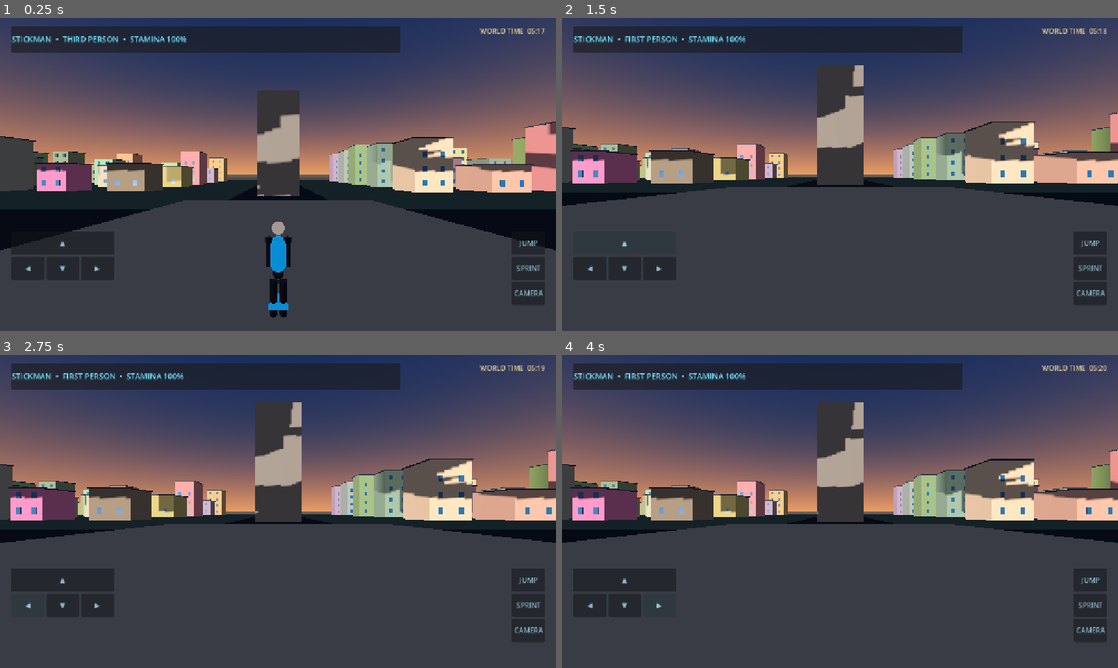
Above: before the commit, frames 1-4 (two rows, left to right).
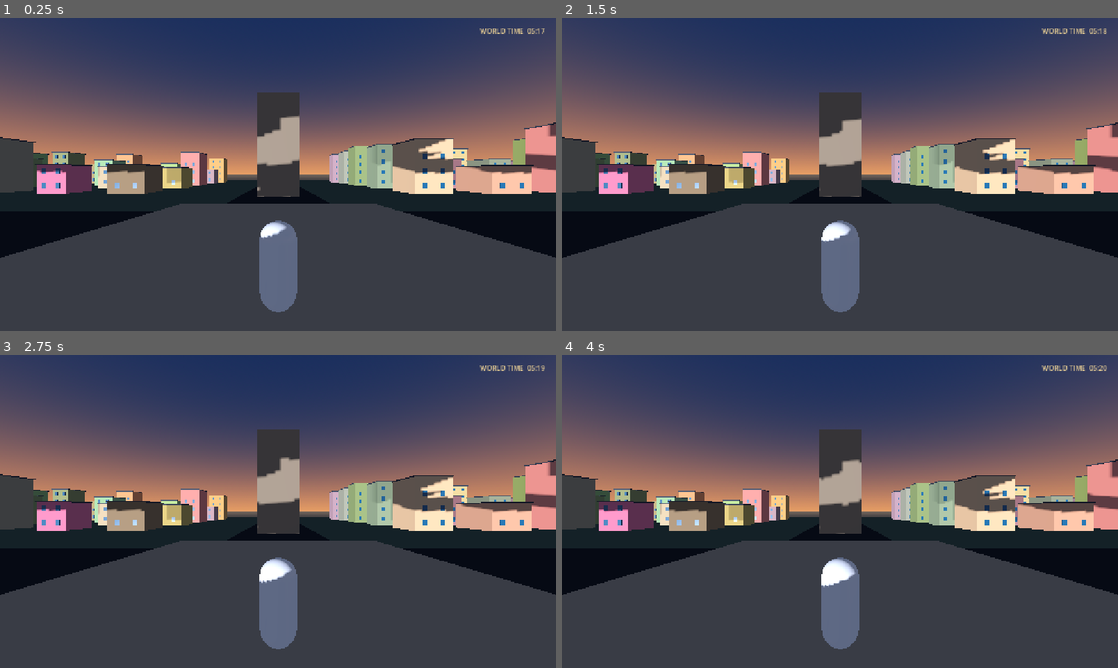
Above: after the commit, the same moments.

Repository: arezosaleh040-wq/Stickman
Game: Godot game, scene res://scenes/main.tscn
Two runs of this game, one before a commit and one after it. Both use one fixed random seed, a clock stepped at 60 frames per second and the inputs below.
Inputs (mouse positions are in pixels of both pictures, inside the frame that each line leads up to):
- Up to frame 1 (0.25 s): no input
- Up to frame 2 (1.5 s): click (1090, 293) at 0.5 s, where only the run before the commit has a clickable "CAMERA"; click (623, 243) at 1.25 s, where only the run before the commit has a clickable "▲"
- Up to frame 3 (2.75 s): click (27, 605) at 2 s, where only the run before the commit has a clickable "◀"
- Up to frame 4 (4 s): click (623, 605) at 2.75 s, where only the run before the commit has a clickable "▼"; click (656, 605) at 3.5 s, where only the run before the commit has a clickable "▶"

The runs differ from the first frame. In frame 1, 11% of the frame differs, in the area x 0-100%, y 2-96%; in frame 2, 29%; in frame 3, 29%, in the area x 0-100%, y 2-94%; in frame 4, 29%.
Error after the commit: Parse Error: Identifier "SaveSystem" not declared in the current scope. (res://scripts/player.gd:31)

Commit message:
Add interaction, HUD, economy display and save controls

Diff:
--- a/scripts/player.gd
+++ b/scripts/player.gd
@@ -17,28 +17,38 @@
 var limbs: Array[Node3D] = []
 var walk_phase := 0.0
 var hud_label: Label
+var prompt_label: Label
+var message_label: Label
+var message_timer := 0.0
 
 func _ready() -> void:
+	add_to_group("player")
 	_add_input_actions()
 	_build_character()
 	_build_touch_controls()
 	_build_hud()
 	Input.mouse_mode = Input.MOUSE_MODE_CAPTURED
+	if SaveSystem.has_save():
+		SaveSystem.load_game()
 
 func _unhandled_input(event: InputEvent) -> void:
 	if event is InputEventKey and event.pressed:
 		if event.keycode == KEY_V:
 			_toggle_camera()
+		elif event.keycode == KEY_E:
+			_interact_nearest()
+		elif event.keycode == KEY_F5:
+			SaveSystem.save_game()
+		elif event.keycode == KEY_F9:
+			SaveSystem.load_game()
 		elif event.keycode == KEY_ESCAPE:
 			Input.mouse_mode = Input.MOUSE_MODE_VISIBLE
 	if event is InputEventMouseButton and event.pressed and event.button_index == MOUSE_BUTTON_LEFT:
 		Input.mouse_mode = Input.MOUSE_MODE_CAPTURED
 	if event is InputEventMouseMotion and Input.mouse_mode == Input.MOUSE_MODE_CAPTURED:
 		_rotate_camera(event.relative)
-	if event is InputEventScreenDrag:
-		# Reserve the left side for movement; drag on the right to look around.
-		if event.position.x > get_viewport().get_visible_rect().size.x * 0.42:
-			_rotate_camera(event.relative)
+	if event is InputEventScreenDrag and event.position.x > get_viewport().get_visible_rect().size.x * 0.42:
+		_rotate_camera(event.relative)
 
 func _rotate_camera(relative: Vector2) -> void:
 	rotate_y(-relative.x * mouse_sensitivity)
@@ -48,35 +58,32 @@
 func _physics_process(delta: float) -> void:
 	if not is_on_floor():
 		velocity.y -= gravity * delta
-
 	var input_vector := Input.get_vector("move_left", "move_right", "move_forward", "move_back")
 	var direction := (transform.basis * Vector3(input_vector.x, 0, input_vector.y)).normalized()
 	var wants_sprint := Input.is_action_pressed("sprint") and stamina > 1.0 and input_vector.length() > 0.1
 	var target_speed := sprint_speed if wants_sprint else walk_speed
-
-	if wants_sprint:
-		stamina = maxf(0.0, stamina - 22.0 * delta)
-	else:
-		stamina = minf(100.0, stamina + 13.0 * delta)
-
+	stamina = maxf(0.0, stamina - 22.0 * delta) if wants_sprint else minf(100.0, stamina + 13.0 * delta)
 	if direction.length() > 0.01:
 		velocity.x = move_toward(velocity.x, direction.x * target_speed, acceleration * delta)
 		velocity.z = move_toward(velocity.z, direction.z * target_speed, acceleration * delta)
 	else:
 		velocity.x = move_toward(velocity.x, 0.0, acceleration * delta)
 		velocity.z = move_toward(velocity.z, 0.0, acceleration * delta)
-
 	if Input.is_action_just_pressed("jump") and is_on_floor():
 		velocity.y = jump_velocity
-
 	move_and_slide()
 	_animate_character(delta, input_vector.length() > 0.1)
+	_update_interaction_prompt()
+	if message_timer > 0.0:
+		message_timer -= delta
+		if message_timer <= 0.0:
+			message_label.text = ""
 	if hud_label:
-		hud_label.text = "STICKMAN  •  %s  •  STAMINA %d%%" % ["FIRST PERSON" if first_person else "THIRD PERSON", int(stamina)]
+		hud_label.text = "STICKMAN  •  COINS %d  •  XP %d  •  STAMINA %d%%" % [GameState.money, GameState.experience, int(stamina)]
 
 func _animate_character(delta: float, moving: bool) -> void:
 	if moving:
-		walk_phase += delta * (11.0 if stamina < 5.0 else 13.0 if Input.is_action_pressed("sprint") else 8.0)
+		walk_phase += delta * (13.0 if Input.is_action_pressed("sprint") else 8.0)
 	else:
 		walk_phase = move_toward(walk_phase, 0.0, delta * 5.0)
 	for i in range(limbs.size()):
@@ -88,17 +95,16 @@
 	visual_root = Node3D.new()
 	visual_root.name = "StickmanVisual"
 	add_child(visual_root)
-
 	var dark := _material(Color(0.045, 0.055, 0.075), 0.38)
 	var accent := _material(Color(0.05, 0.72, 0.95), 0.3)
 	var skin := _material(Color(0.92, 0.78, 0.62), 0.55)
 	_add_sphere("Head", Vector3(0, 1.66, 0), Vector3(0.27, 0.27, 0.27), skin)
 	_add_capsule("Torso", Vector3(0, 1.12, 0), 0.16, 0.72, accent)
 	_add_capsule("Hip", Vector3(0, 0.72, 0), 0.17, 0.22, dark)
-	_add_limb("LeftArm", Vector3(-0.19, 1.39, 0), 0.075, 0.58, dark, 0)
-	_add_limb("RightArm", Vector3(0.19, 1.39, 0), 0.075, 0.58, dark, 1)
-	_add_limb("LeftLeg", Vector3(-0.1, 0.48, 0), 0.09, 0.7, dark, 2)
-	_add_limb("RightLeg", Vector3(0.1, 0.48, 0), 0.09, 0.7, dark, 3)
+	_add_limb("LeftArm", Vector3(-0.19, 1.39, 0), 0.075, 0.58, dark)
+	_add_limb("RightArm", Vector3(0.19, 1.39, 0), 0.075, 0.58, dark)
+	_add_limb("LeftLeg", Vector3(-0.1, 0.48, 0), 0.09, 0.7, dark)
+	_add_limb("RightLeg", Vector3(0.1, 0.48, 0), 0.09, 0.7, dark)
 	_add_box("LeftFoot", Vector3(-0.1, 0.09, -0.07), Vector3(0.18, 0.13, 0.34), accent)
 	_add_box("RightFoot", Vector3(0.1, 0.09, -0.07), Vector3(0.18, 0.13, 0.34), accent)
 
@@ -131,31 +137,21 @@
 	node.material_override = mat
 	visual_root.add_child(node)
 
-func _add_limb(label: String, pos: Vector3, radius: float, length: float, mat: Material, index: int) -> void:
+func _add_limb(label: String, pos: Vector3, radius: float, length: float, mat: Material) -> void:
 	var pivot := Node3D.new()
 	pivot.name = label + "Pivot"
 	pivot.position = pos
 	visual_root.add_child(pivot)
-	var mesh_node := MeshInstance3D.new()
-	var mesh := CylinderMesh.new()
-	mesh.top_radius = radius
-	mesh.bottom_radius = radius * 0.82
-	mesh.height = length
-	mesh_node.mesh = mesh
-	mesh_node.position.y = -length * 0.38
-	mesh_node.material_override = mat
-	pivot.add_child(mesh_node)
-	_add_sphere_to(pivot, Vector3(0, -length * 0.78, 0), Vector3(radius * 1.1, radius * 1.1, radius * 1.1), mat)
+	var limb_mesh := MeshInstance3D.new()
+	var cylinder := CylinderMesh.new()
+	cylinder.top_radius = radius
+	cylinder.bottom_radius = radius * 0.82
+	cylinder.height = length
+	limb_mesh.mesh = cylinder
+	limb_mesh.position.y = -length * 0.38
+	limb_mesh.material_override = mat
+	pivot.add_child(limb_mesh)
 	limbs.append(pivot)
-
-func _add_sphere_to(parent: Node3D, pos: Vector3, scale_value: Vector3, mat: Material) -> void:
-	var node := MeshInstance3D.new()
-	var mesh := SphereMesh.new()
-	node.mesh = mesh
-	node.position = pos
-	node.scale = scale_value
-	node.material_override = mat
-	parent.add_child(node)
 
 func _add_box(label: String, pos: Vector3, size_value: Vector3, mat: Material) -> void:
 	var node := MeshInstance3D.new()
@@ -170,25 +166,46 @@
 func _toggle_camera() -> void:
 	first_person = not first_person
 	camera.position = Vector3(0, 0.03, 0.02) if first_person else Vector3(0, 0.55, 4.1)
-	camera_pivot.position.y = 1.58
 	visual_root.visible = not first_person
 
+func _interact_nearest() -> void:
+	var nearest: Node3D
+	var best_distance := 3.4
+	for item in get_tree().get_nodes_in_group("interactables"):
+		if item is Node3D:
+			var distance := global_position.distance_to(item.global_position)
+			if distance < best_distance:
+				best_distance = distance
+				nearest = item
+	if nearest and nearest.has_method("interact"):
+		_show_message(nearest.interact())
+		if str(nearest.get("interaction_type")) == "mission":
+			GameState.complete_mission(120, 35)
+			_show_message("Mission complete! +120 coins • +35 XP")
+
+func _update_interaction_prompt() -> void:
+	var found := false
+	for item in get_tree().get_nodes_in_group("interactables"):
+		if item is Node3D and global_position.distance_to(item.global_position) < 3.4:
+			prompt_label.text = "E / INTERACT  •  " + str(item.get("display_name"))
+			found = true
+			break
+	if not found:
+		prompt_label.text = "F5 SAVE  •  F9 LOAD" if not SaveSystem.has_save() else ""
+
+func _show_message(value: String) -> void:
+	message_label.text = value
+	message_timer = 4.0
+
 func _add_input_actions() -> void:
-	var keys := {
-		"move_left": [KEY_A, KEY_LEFT],
-		"move_right": [KEY_D, KEY_RIGHT],
-		"move_forward": [KEY_W, KEY_UP],
-		"move_back": [KEY_S, KEY_DOWN],
-		"jump": [KEY_SPACE],
-		"sprint": [KEY_SHIFT]
-	}
+	var keys := {"move_left":[KEY_A,KEY_LEFT],"move_right":[KEY_D,KEY_RIGHT],"move_forward":[KEY_W,KEY_UP],"move_back":[KEY_S,KEY_DOWN],"jump":[KEY_SPACE],"sprint":[KEY_SHIFT]}
 	for action in keys:
 		if not InputMap.has_action(action):
 			InputMap.add_action(action)
 		for keycode in keys[action]:
-			var key_event := InputEventKey.new()
-			key_event.keycode = keycode
-			InputMap.action_add_event(action, key_event)
+			var event := InputEventKey.new()
+			event.keycode = keycode
+			InputMap.action_add_event(action, event)
 
 func _build_hud() -> void:
 	var layer := CanvasLayer.new()
@@ -197,14 +214,29 @@
 	var panel := PanelContainer.new()
 	panel.anchor_left = 0.02
 	panel.anchor_top = 0.025
-	panel.anchor_right = 0.72
-	panel.anchor_bottom = 0.11
+	panel.anchor_right = 0.78
+	panel.anchor_bottom = 0.105
 	layer.add_child(panel)
 	hud_label = Label.new()
-	hud_label.text = "STICKMAN  •  EXPLORATION"
 	hud_label.add_theme_color_override("font_color", Color(0.45, 0.9, 1.0))
-	hud_label.add_theme_font_size_override("font_size", 18)
+	hud_label.add_theme_font_size_override("font_size", 16)
 	panel.add_child(hud_label)
+	prompt_label = Label.new()
+	prompt_label.anchor_left = 0.28
+	prompt_label.anchor_top = 0.78
+	prompt_label.anchor_right = 0.72
+	prompt_label.anchor_bottom = 0.84
+	prompt_label.horizontal_alignment = HORIZONTAL_ALIGNMENT_CENTER
+	prompt_label.add_theme_color_override("font_color", Color(1.0, 0.86, 0.48))
+	layer.add_child(prompt_label)
+	message_label = Label.new()
+	message_label.anchor_left = 0.15
+	message_label.anchor_top = 0.14
+	message_label.anchor_right = 0.85
+	message_label.anchor_bottom = 0.23
+	message_label.horizontal_alignment = HORIZONTAL_ALIGNMENT_CENTER
+	message_label.add_theme_color_override("font_color", Color(0.7, 1.0, 0.78))
+	layer.add_child(message_label)
 
 func _build_touch_controls() -> void:
 	var layer := CanvasLayer.new()
@@ -217,7 +249,6 @@
 	panel.anchor_bottom = 0.98
 	panel.add_theme_constant_override("separation", 10)
 	layer.add_child(panel)
-
 	var movement := VBoxContainer.new()
 	panel.add_child(movement)
 	_add_touch_button(movement, "▲", "move_forward")
@@ -226,7 +257,6 @@
 	_add_touch_button(row, "◀", "move_left")
 	_add_touch_button(row, "▼", "move_back")
 	_add_touch_button(row, "▶", "move_right")
-
 	var spacer := Control.new()
 	spacer.size_flags_horizontal = Control.SIZE_EXPAND_FILL
 	panel.add_child(spacer)
@@ -234,17 +264,20 @@
 	panel.add_child(actions)
 	_add_touch_button(actions, "JUMP", "jump")
 	_add_touch_button(actions, "SPRINT", "sprint")
+	_add_touch_button(actions, "INTERACT", "interact")
 	_add_touch_button(actions, "CAMERA", "camera_toggle")
 
 func _add_touch_button(parent: Control, caption: String, action: String) -> void:
 	var button := Button.new()
 	button.text = caption
-	button.custom_minimum_size = Vector2(76, 54)
+	button.custom_minimum_size = Vector2(76, 50)
 	button.focus_mode = Control.FOCUS_NONE
 	button.modulate = Color(0.7, 0.9, 1.0, 0.88)
 	parent.add_child(button)
 	if action == "camera_toggle":
 		button.pressed.connect(_toggle_camera)
+	elif action == "interact":
+		button.pressed.connect(_interact_nearest)
 	else:
 		button.button_down.connect(func(): Input.action_press(action))
 		button.button_up.connect(func(): Input.action_release(action))
